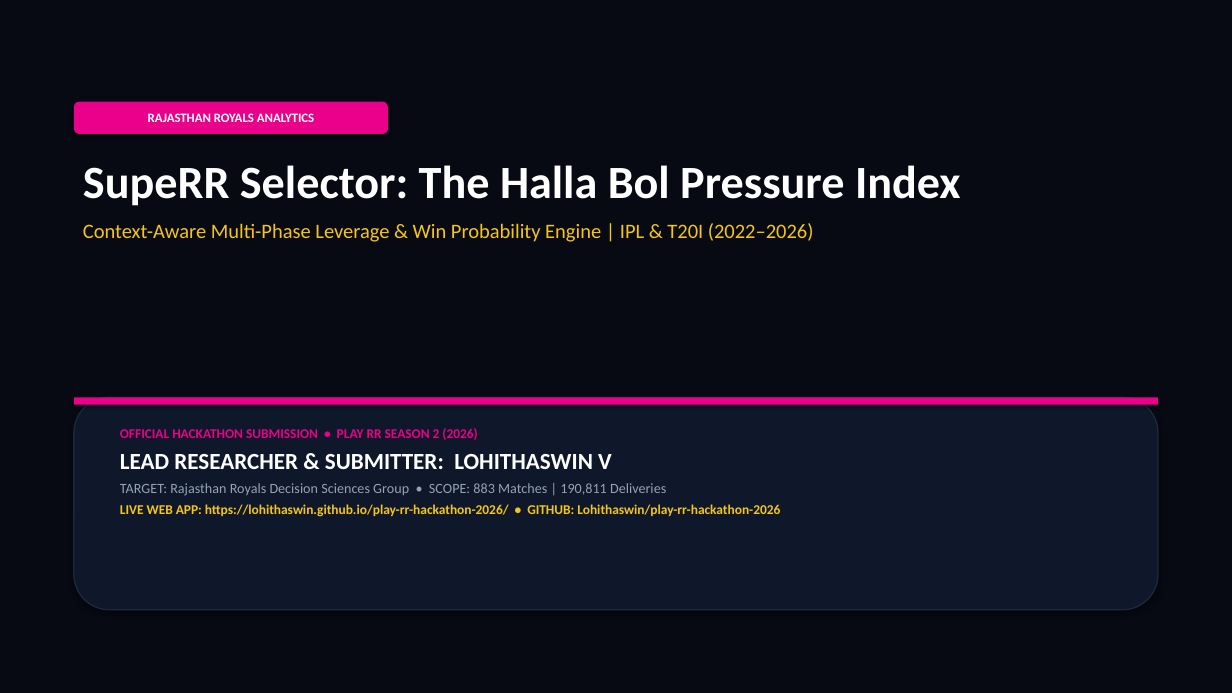
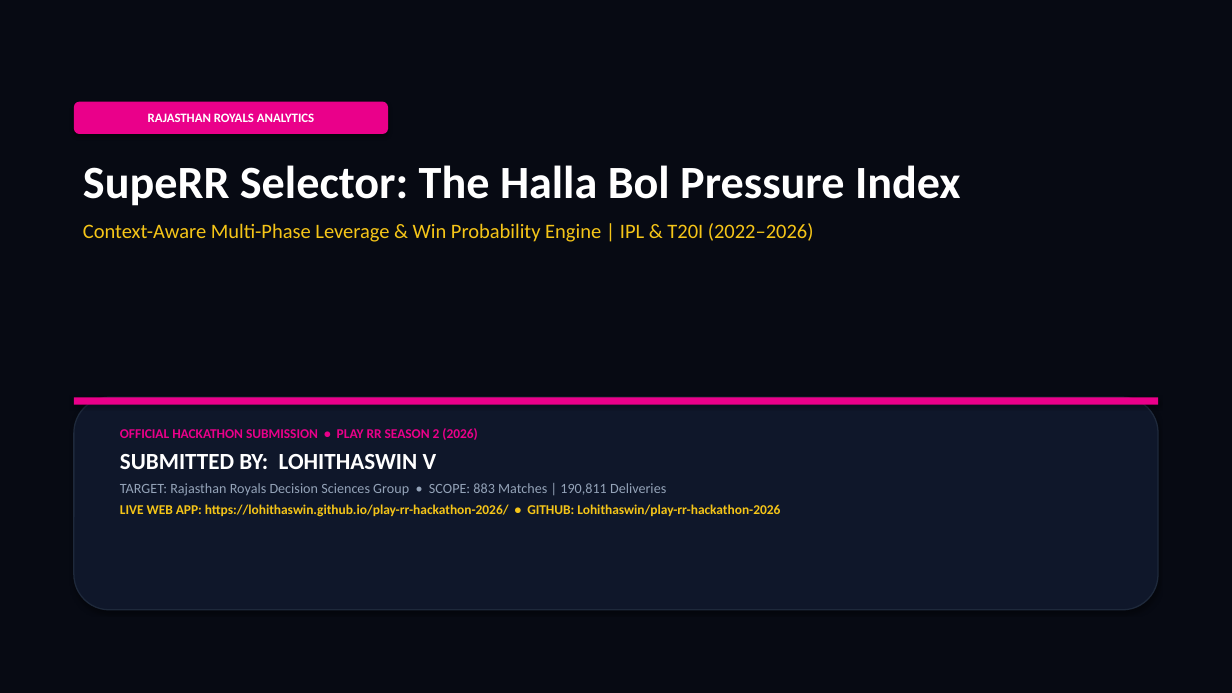
Before and after one commit to Lohithaswin/play-rr-hackathon-2026, a slide deck: slide 1 of Play_RR_Hackathon_Lohithaswin_V.pptx. Drawn at 1232x693 pixels with LibreOffice and Linux fonts; fonts in the diff are those of the drawing. Boxes give left, top, right and bottom in pixels: in the first picture for what was removed or moved away, otherwise in the second. Text is boxed around its words. In the diff, an @@ line names an element or a change of style, - is before the commit and + after.

Commit message:
Update attribution to 'SUBMITTED BY: LOHITHASWIN V' across dashboard and deliverables

```diff
--- a/Play_RR_Hackathon_Lohithaswin_V.pptx
+++ b/Play_RR_Hackathon_Lohithaswin_V.pptx
@@ text at [120, 454, 437, 469]: text changed @@
-LEAD RESEARCHER & SUBMITTER: LOHITHASWIN V
+SUBMITTED BY: LOHITHASWIN V
```
Also in this commit, not shown: 1 other slide changed, 10 other files.
